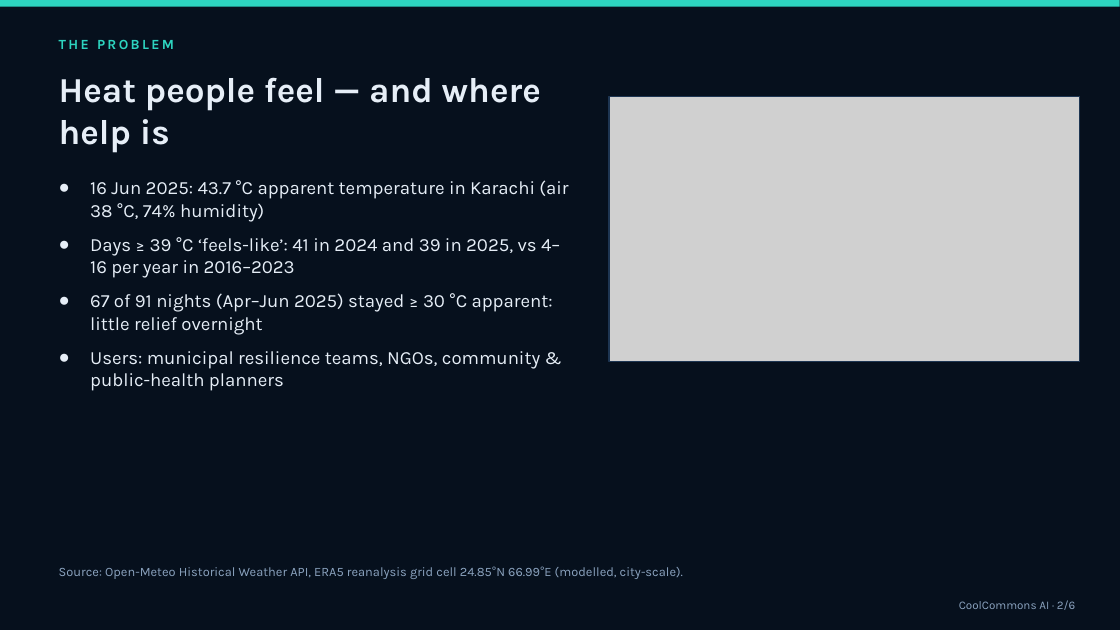
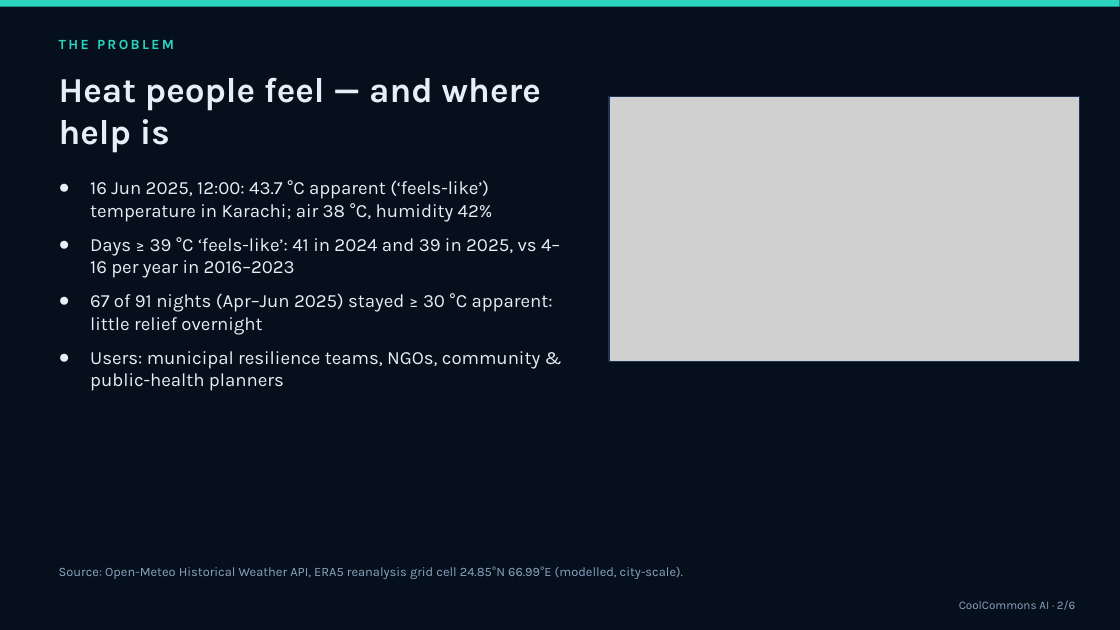
Before and after one commit to kmt9967/coolcommons-ai, a slide deck: slide 2 of public/submission/CoolCommons-AI-pitch.pptx. Drawn at 1120x630 pixels with LibreOffice and Linux fonts; fonts in the diff are those of the drawing; grey boxes stand for pictures. Boxes give left, top, right and bottom in pixels: in the first picture for what was removed or moved away, otherwise in the second. Text is boxed around its words. In the diff, an @@ line names an element or a change of style, - is before the commit and + after.

```diff
--- a/public/submission/CoolCommons-AI-pitch.pptx
+++ b/public/submission/CoolCommons-AI-pitch.pptx
@@ text at [90, 180, 493, 222]: text changed @@
-● 16 Jun 2025: 43.7 °C apparent temperature in Karachi (air 38 °C, 74% humidity)
+● 16 Jun 2025, 12:00: 43.7 °C apparent (‘feels-like’) temperature in Karachi; air 38 °C, humidity 42%
```
Also in this commit, not shown: 4 other files.
